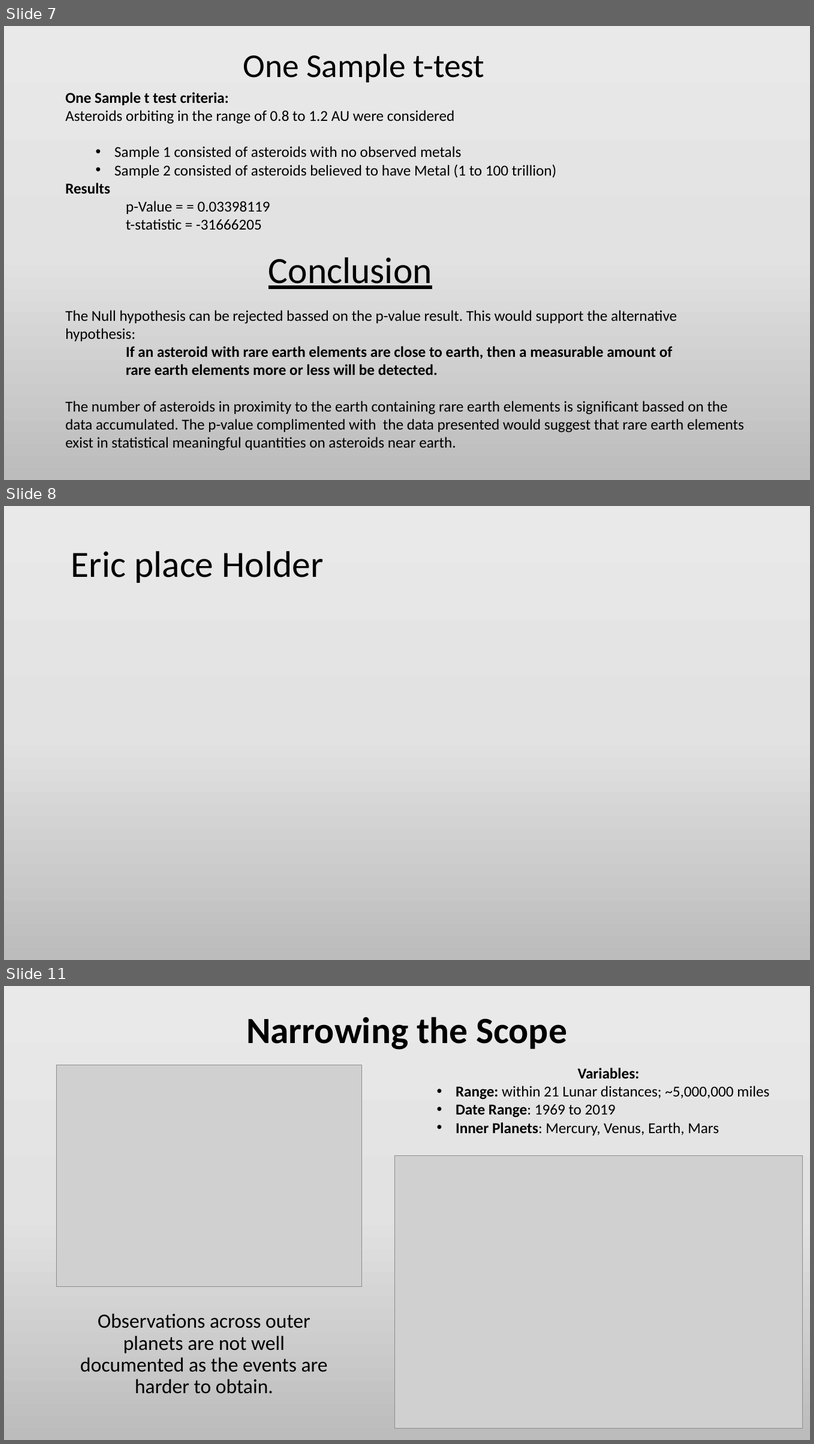
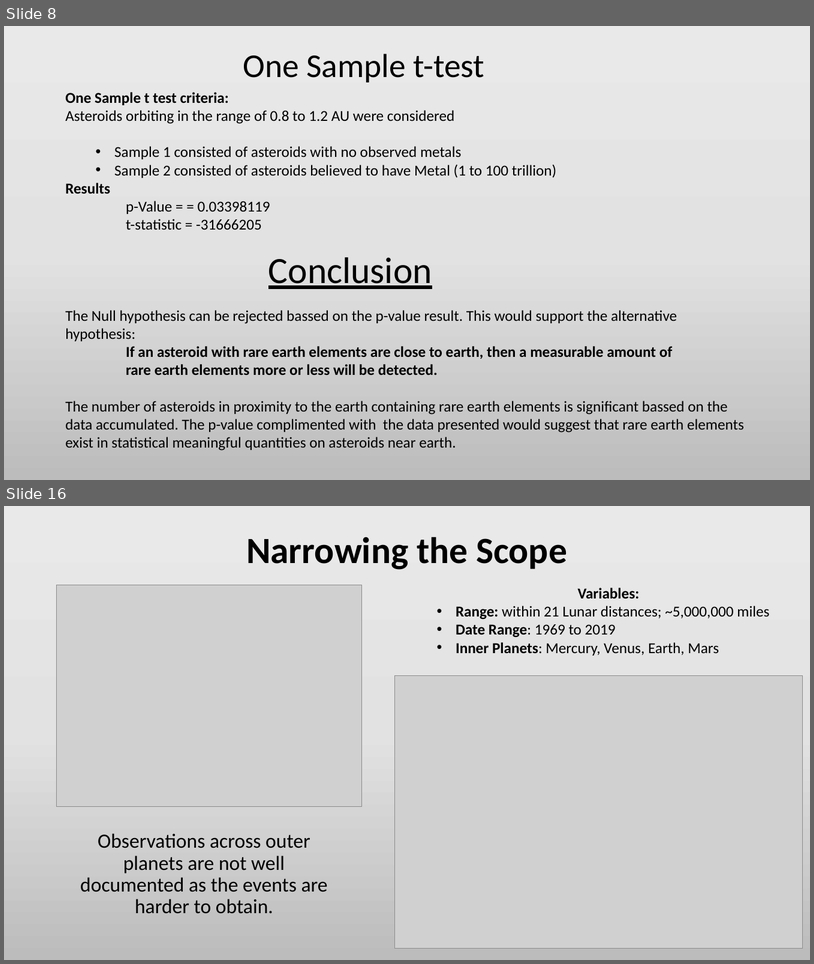
Before and after one commit to Efritch/asteroids_group_g, a slide deck: asteroid_analysisFinal.pptx. Shown one above the other, each under a label of ours: slides 7, 8 and 11 before the commit, slides 8 and 16 after it; the slides between them are not shown. The pictures are 814x1444 and 814x964 pixels, drawn with LibreOffice and Linux fonts; fonts in the diff are those of the drawing; grey boxes stand for pictures. Boxes give left, top, right and bottom in pixels: in the first picture for what was removed or moved away, otherwise in the second. Text is boxed around its words. In the diff, an @@ line names an element or a change of style, - is before the commit and + after.

```diff
--- a/asteroid_analysisFinal.pptx
+++ b/asteroid_analysisFinal.pptx
@@ slide 8 removed at box(4, 506, 810, 960), background gradient #EBEAEA to #E4E3E3 to #BDBCBC @@
@@ title removed at box(71, 551, 324, 583) @@
-Eric place Holder
@@ what was slide 7 is now slide 8 @@
@@ what was slide 11 is now slide 16 @@
```
Also in this commit, not shown: 2 slides changed, 7 slides added, 1 other slide removed.
